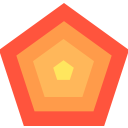
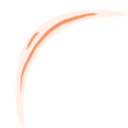
Two versions of the same layered image (128x128). Layer-by-layer changes:
added group "Vacuum" with 2 layers above "GotFruit" over 0, 3, 128, 127
added layer "图层 3" in group "Vacuum" over 15, 8, 128, 127
moved "多边形 2" into group "GotFruit" over 33, 39, 94, 97
moved "多边形 1" into group "GotFruit" over 0, 3, 128, 126
